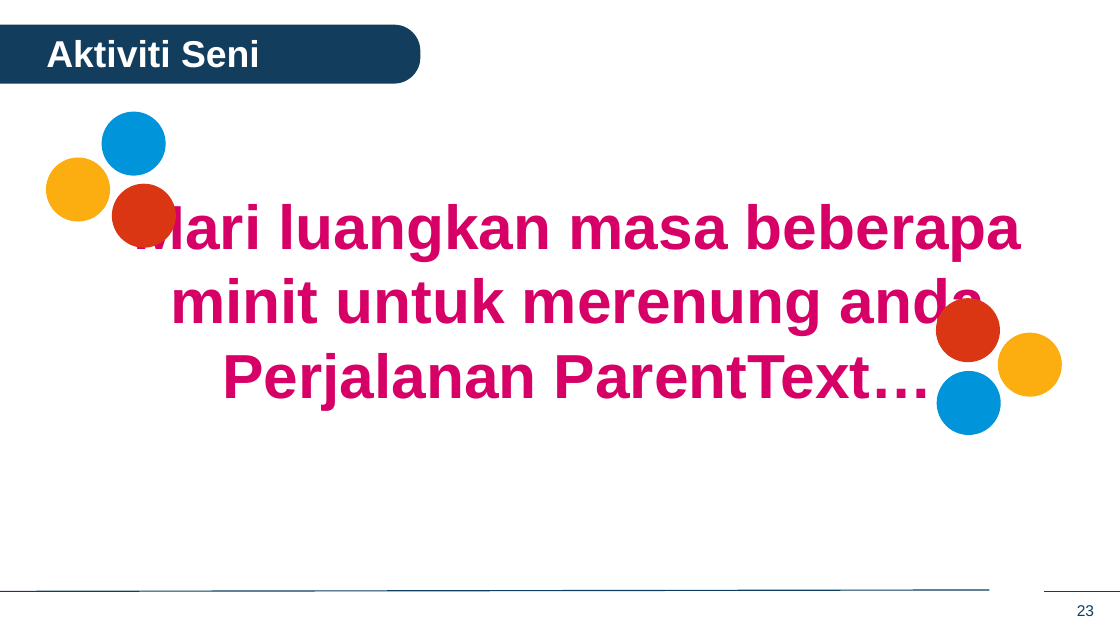
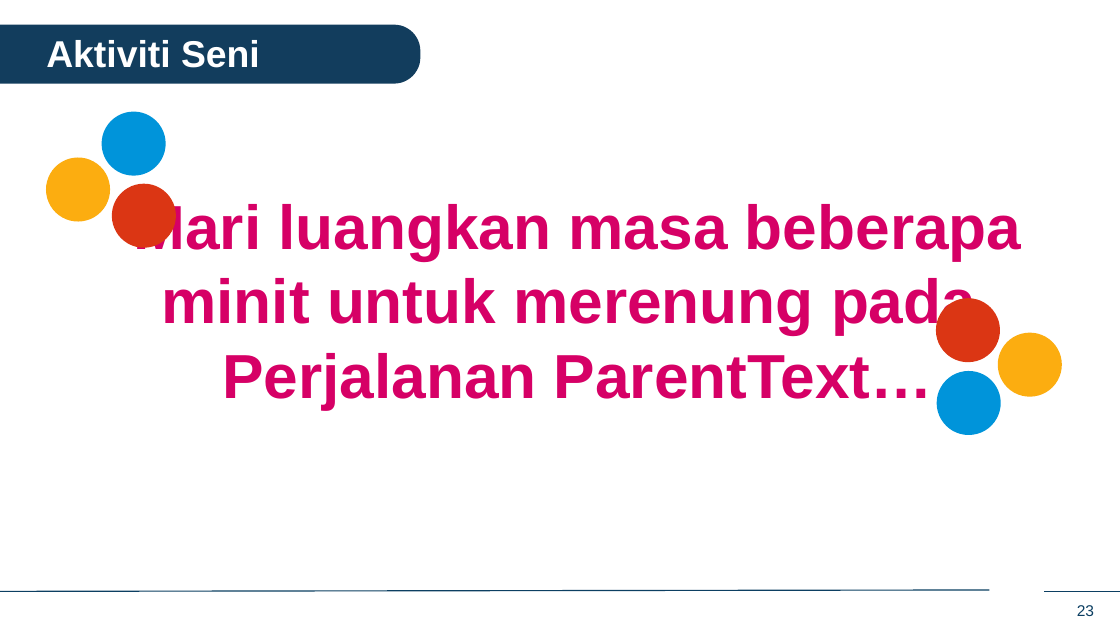
Before and after one commit to IDEMSInternational/plh-digital-content, a slide deck: slide 23 of translations/facilitator_app_malaysia/ms/ms_in_person_sessions.pptx. Drawn at 1120x630 pixels with LibreOffice and Linux fonts; fonts in the diff are those of the drawing; background and template pictures are left out. Boxes give left, top, right and bottom in pixels: in the first picture for what was removed or moved away, otherwise in the second. Text is boxed around its words. In the diff, an @@ line names an element or a change of style, - is before the commit and + after.

```diff
--- a/translations/facilitator_app_malaysia/ms/ms_in_person_sessions.pptx
+++ b/translations/facilitator_app_malaysia/ms/ms_in_person_sessions.pptx
@@ text at (x1=134, y1=199, x2=1021, y2=335): text changed @@
-Mari luangkan masa beberapa minit untuk merenung anda
+Mari luangkan masa beberapa minit untuk merenung pada
```
Also in this commit, not shown: 10 other slides changed.
